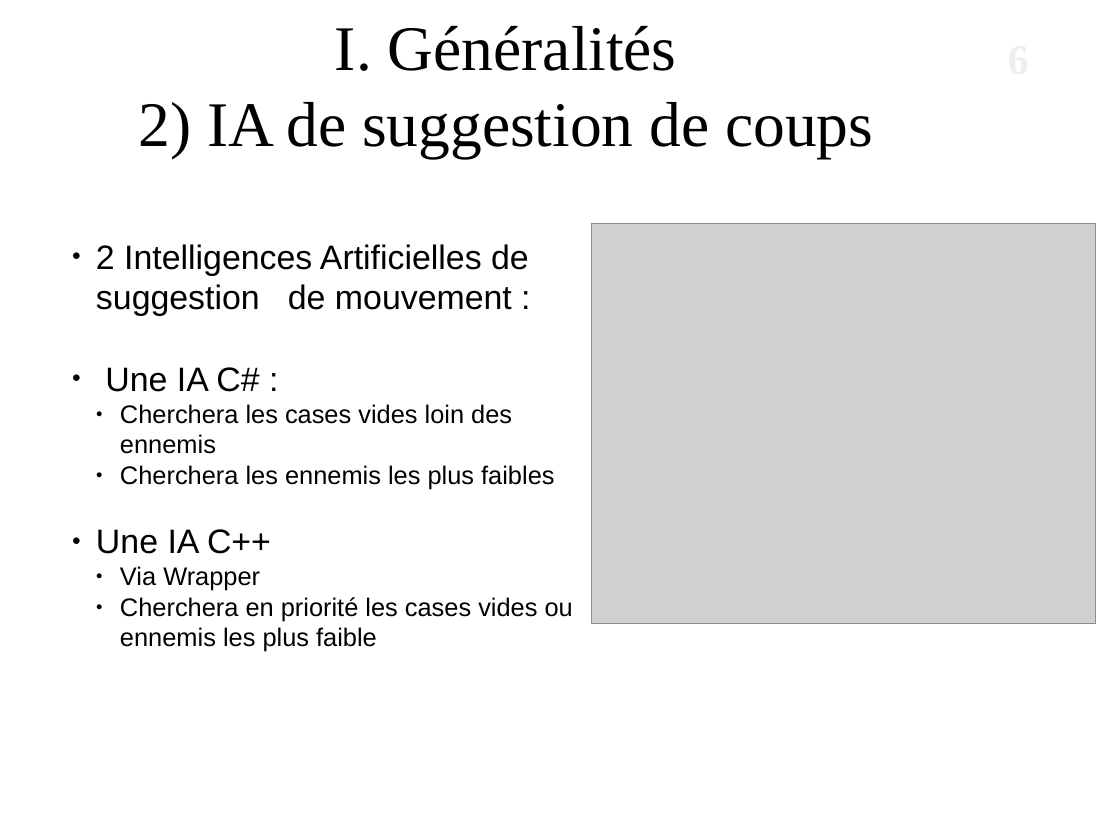
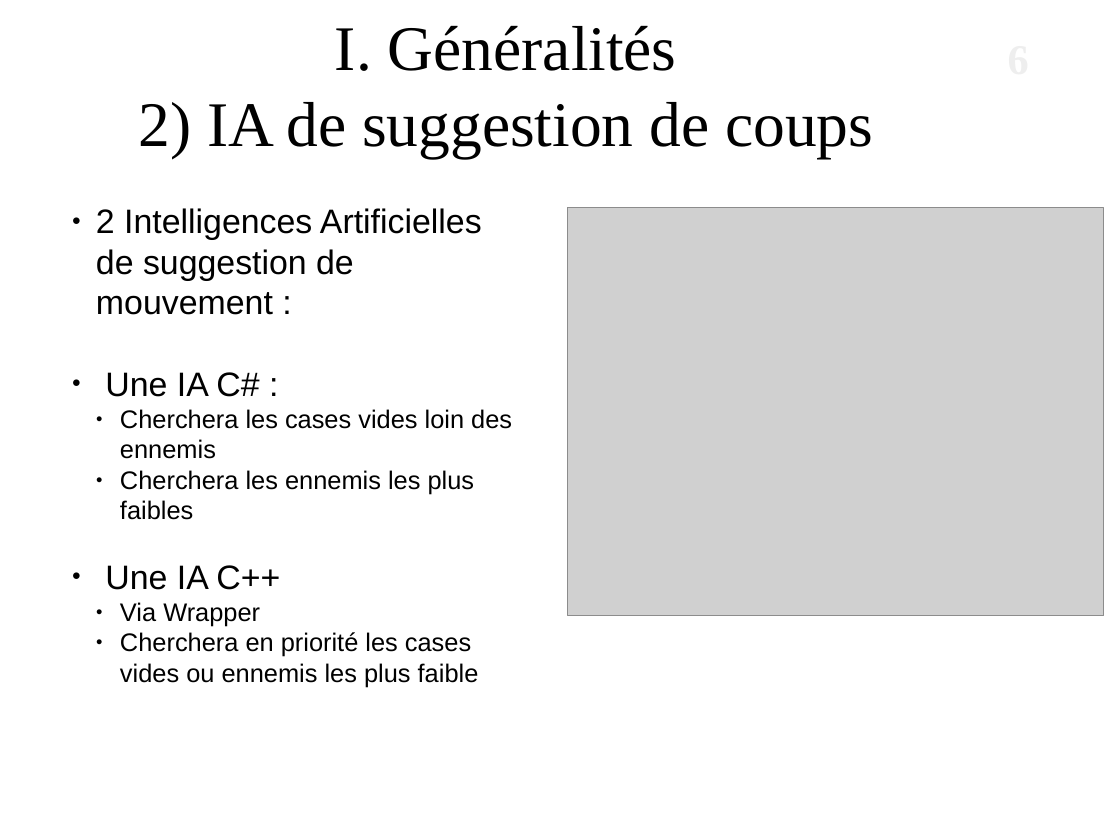
Before and after one commit to alexandreAudinot/projetPOOAudSee, a slide deck: slide 6 of Rapports/Documentation/diapo.odp. Drawn at 1120x840 pixels with LibreOffice and Linux fonts; fonts in the diff are those of the drawing; grey boxes stand for pictures; background and template pictures are left out. Boxes give left, top, right and bottom in pixels: in the first picture for what was removed or moved away, otherwise in the second. Text is boxed around its words. In the diff, an @@ line names an element or a change of style, - is before the commit and + after.

```diff
--- a/Rapports/Documentation/diapo.odp
+++ b/Rapports/Documentation/diapo.odp
@@ subtitle "2 Intelligences Artificielles de suggestion ..." rewrapped from <box>96,244,573,652</box> to <box>96,208,512,687</box> @@
@@ picture: place and size @@
-picture at <box>593,224,1097,624</box>
+picture at <box>568,208,1105,617</box>
```
Also in this commit, not shown: 2 other slides changed, 8 other files.
